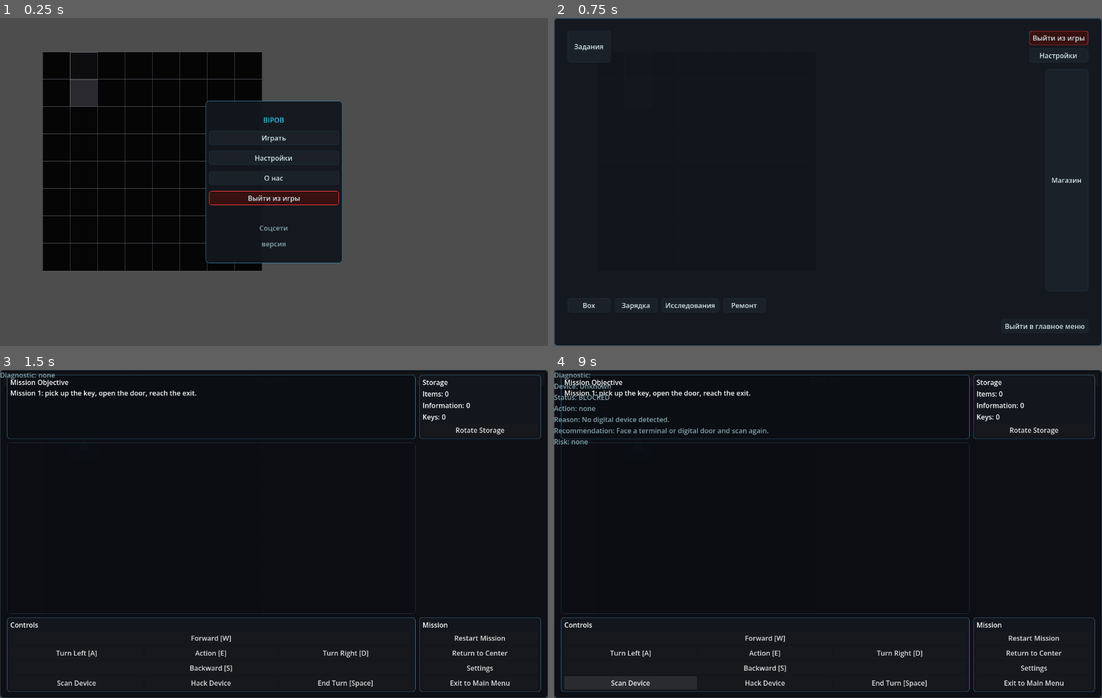
Above: before the commit, frames 1-4 (two rows, left to right).
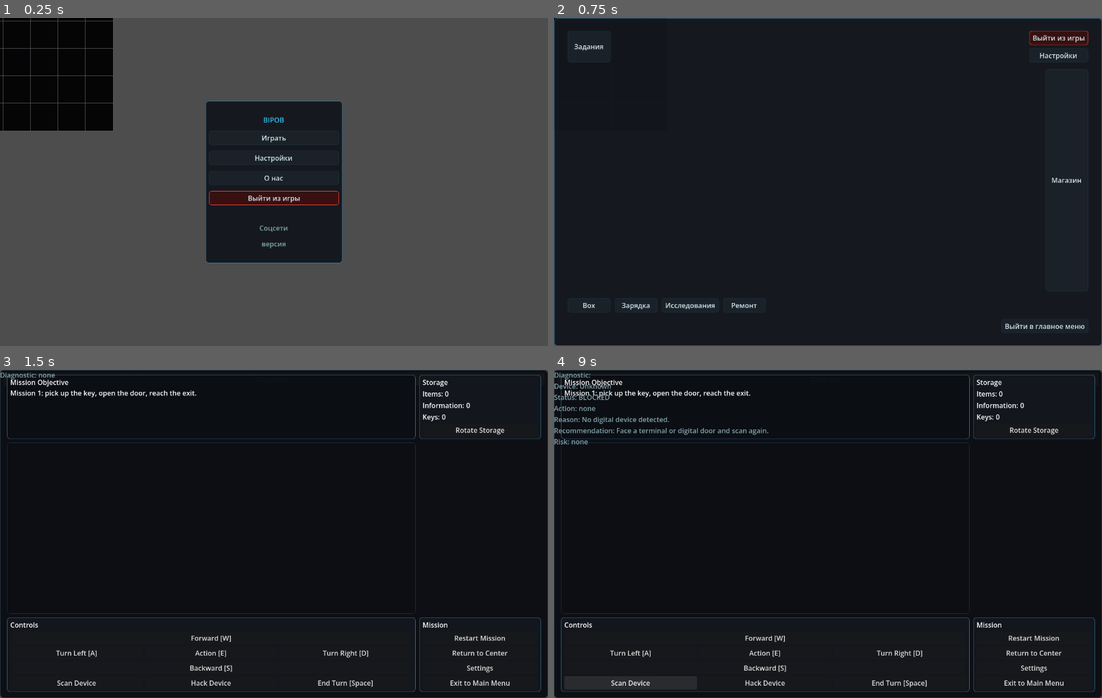
Above: after the commit, the same moments.

Repository: JUSTConnect/bibop
Game: Godot game, scene res://scenes/main.tscn
The game is run twice, just before and just after one commit, with the same random seed, the same clock (stepped at 60 frames per second) and the same inputs.
Inputs:
- Up to frame 1 (0.25 s): no input
- Up to frame 2 (0.75 s): click "Играть" at 0.5 s
- Up to frame 3 (1.5 s): click "Задания" at 1.25 s
- Up to frame 4 (9 s): click "Restart Mission" at 2 s; click "Restart Mission" at 2.75 s; click "Restart Mission" at 3.5 s; click "Drop Item" at 4.25 s; click "Rotate Storage" at 5 s; click "Forward [W]" at 5.75 s; click "Turn Left [A]" at 6.5 s; click "Action [E]" at 7.25 s; click "Turn Right [D]" at 8 s; click "Scan Device" at 8.75 s

The runs differ from the first frame. In frame 1, 23% of the frame differs, in the area x 0-48%, y 0-78%; in frame 2, less than 0.1%; in frame 3, less than 0.1%; in frame 4, less than 0.1%.

Commit message:
Center runtime mission field within HUD gameplay host

Diff:
--- a/scripts/ui/game_ui.gd
+++ b/scripts/ui/game_ui.gd
@@ -9,6 +9,7 @@
 @onready var box_screen: Control = $BoxScreen
 
 var diagnostic_label: Label
+var runtime_mission_field_host: Control
 
 @onready var box_status_label: Label = $BoxScreen/PanelContainer/VBoxContainer/StatusLabel
 @onready var box_module_label: Label = $BoxScreen/PanelContainer/VBoxContainer/ModuleLabel
@@ -2975,6 +2976,39 @@
 	new_parent.add_child(control)
 
 
+
+func _get_runtime_field_rect() -> Rect2:
+	if runtime_mission_field_host == null or not is_instance_valid(runtime_mission_field_host):
+		return Rect2()
+	var size: Vector2 = runtime_mission_field_host.size
+	if size.x <= 0.0 or size.y <= 0.0:
+		return Rect2()
+	return Rect2(runtime_mission_field_host.get_global_position(), size)
+
+
+func _attach_runtime_gameplay_view() -> void:
+	var field: Node2D = get_node_or_null("../Field") as Node2D
+	if field == null:
+		return
+	var field_rect: Rect2 = _get_runtime_field_rect()
+	if field_rect.size.x <= 0.0 or field_rect.size.y <= 0.0:
+		return
+	var grid := field as GridManager
+	if grid == null:
+		return
+	var board_size: Vector2 = Vector2(grid.get_map_width() * grid.cell_size, grid.get_map_height() * grid.cell_size)
+	if board_size.x <= 0.0 or board_size.y <= 0.0:
+		return
+	var target_origin := field_rect.position + (field_rect.size - board_size) * 0.5
+	field.global_position = target_origin
+
+	var player: Node2D = get_node_or_null("../Bipob") as Node2D
+	if player != null:
+		var body_marker: CanvasItem = player.get_node_or_null("Body") as CanvasItem
+		if body_marker != null:
+			body_marker.visible = true
+
+
 func _apply_runtime_hud_layout() -> void:
 	if command_panel == null:
 		return
@@ -3086,6 +3120,7 @@
 	middle_hbox.add_child(mission_field_panel)
 	var mission_field_host := MarginContainer.new()
 	mission_field_host.name = "MissionFieldHost"
+	runtime_mission_field_host = mission_field_host
 	mission_field_host.size_flags_horizontal = Control.SIZE_EXPAND_FILL
 	mission_field_host.size_flags_vertical = Control.SIZE_EXPAND_FILL
 	mission_field_host.add_theme_constant_override("margin_left", 8)
@@ -3172,6 +3207,8 @@
 
 	if hint_label != null and not hint_label.text.is_empty() and mission_goal_value_label != null:
 		mission_goal_value_label.text = hint_label.text
+
+	call_deferred("_attach_runtime_gameplay_view")
 func _ready() -> void:
 	if hint_label != null:
 		hint_label.text = "Mission 1: pick up the key, open the door, reach the exit."
@@ -3282,6 +3319,7 @@
 		command_list.add_child(exit_main_menu_button)
 
 	_apply_runtime_hud_layout()
+	call_deferred("_attach_runtime_gameplay_view")
 
 	if move_forward_button != null:
 		move_forward_button.pressed.connect(_on_move_forward_pressed)
@@ -3473,6 +3511,7 @@
 	_hide_all_app_screens()
 	_set_gameplay_visible(true)
 	_on_start_mission_button_pressed()
+	call_deferred("_attach_runtime_gameplay_view")
 
 func show_box_constructor_from_center() -> void:
 	app_screen_mode = AppScreenMode.BOX_CONSTRUCTOR
